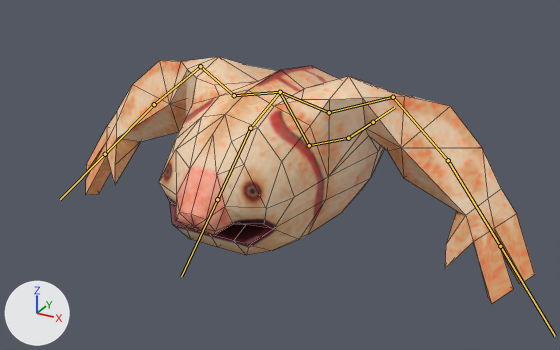
The FBX model Assets/Models/Entities/Crawler.fbx, before and after one commit.
The view is the same before and after, from a 50 mm lens placed at (20.4, -37.2, 20.3), pointed at (0.0, -0.1, 1.8). The lights are fixed; the arrows at lower left show +X, +Y and +Z. Both versions are drawn at frame 6 of the action 'Armature|CrawlerAttack'; the numbers are the values there. The bones that bend it are drawn over the model as lines. Mesh edges are drawn as thin lines.

In view in the first picture: 'Crawler'.
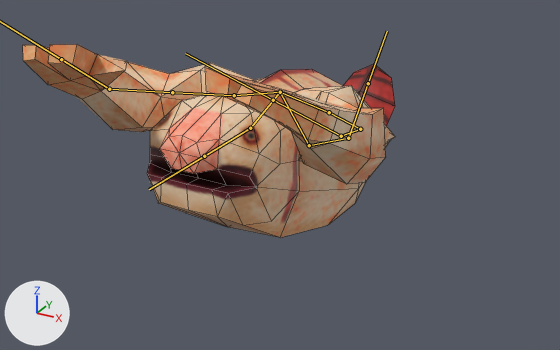
Boxes (x1, y1, x2, y2) around the edits, measured in the pictures (560 x 350 px):
'Crawler', posed (17% narrower, 21% shorter)
    before: (86, 57, 535, 303)
    after: (23, 44, 395, 238)
bone 'Head', root to tip
    before: (250, 128) to (217, 199)
    after: (250, 128) to (204, 156)
bone 'Shoulder2_L', root to tip
    before: (329, 112) to (393, 97)
    after: (329, 112) to (360, 129)
bone 'UpperArm_L', root to tip
    before: (393, 97) to (448, 160)
    after: (360, 129) to (341, 136)
bone 'LowerArm_L', root to tip
    before: (448, 160) to (500, 246)
    after: (341, 136) to (273, 100)
bone 'Shoulder2_R', root to tip
    before: (234, 95) to (200, 66)
    after: (234, 95) to (172, 92)
bone 'UpperArm_R', root to tip
    before: (200, 66) to (154, 104)
    after: (172, 92) to (109, 89)
bone 'LowerArm_R', root to tip
    before: (154, 104) to (105, 154)
    after: (109, 89) to (61, 59)
bone 'Tail', root to tip
    before: (348, 138) to (373, 122)
    after: (348, 138) to (368, 83)

What the commit changed:
Bone 'Head' (bone_head) turns from (0, 0, 0) to (39, 0, 0) degrees about its own x, y and z.
Bone 'Shoulder2_L' (bone_shoulder2_l) turns from (0, 0, 0) to (-14, -44, -50) degrees about its own x, y and z.
Bone 'UpperArm_L' (bone_upperarm_l) turns from (0, 0, 0) to (45, 7, -11) degrees about its own x, y and z.
Bone 'LowerArm_L' (bone_lowerarm_l) turns from (0, 0, 0) to (14, -19, -24) degrees about its own x, y and z.
Bone 'Shoulder2_R' (bone_shoulder2_r) turns from (0, 0, 0) to (-12, 45, 49) degrees about its own x, y and z.
Bone 'UpperArm_R' (bone_upperarm_r) turns from (0, 0, 0) to (44, -7, 9) degrees about its own x, y and z.
Bone 'LowerArm_R' (bone_lowerarm_r) turns from (0, 0, 0) to (14, 19, 24) degrees about its own x, y and z.
Bone 'Tail' (bone_tail) turns from (0, 0, 0) to (47, 0, 0) degrees about its own x, y and z.
